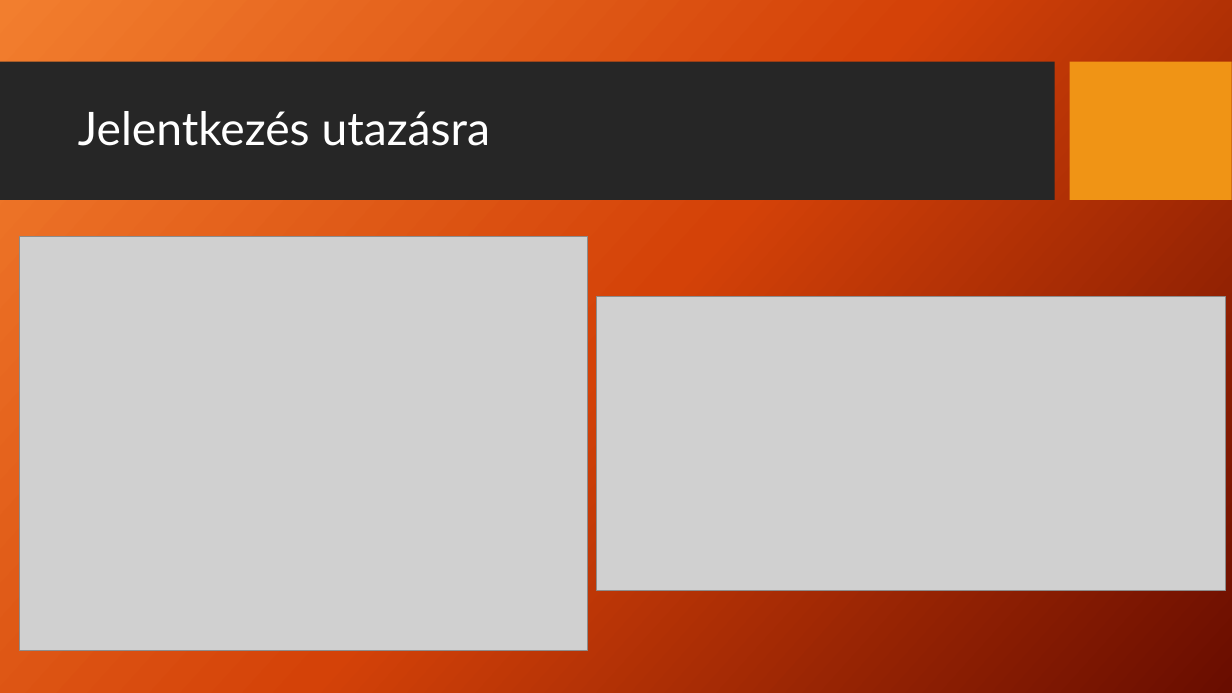
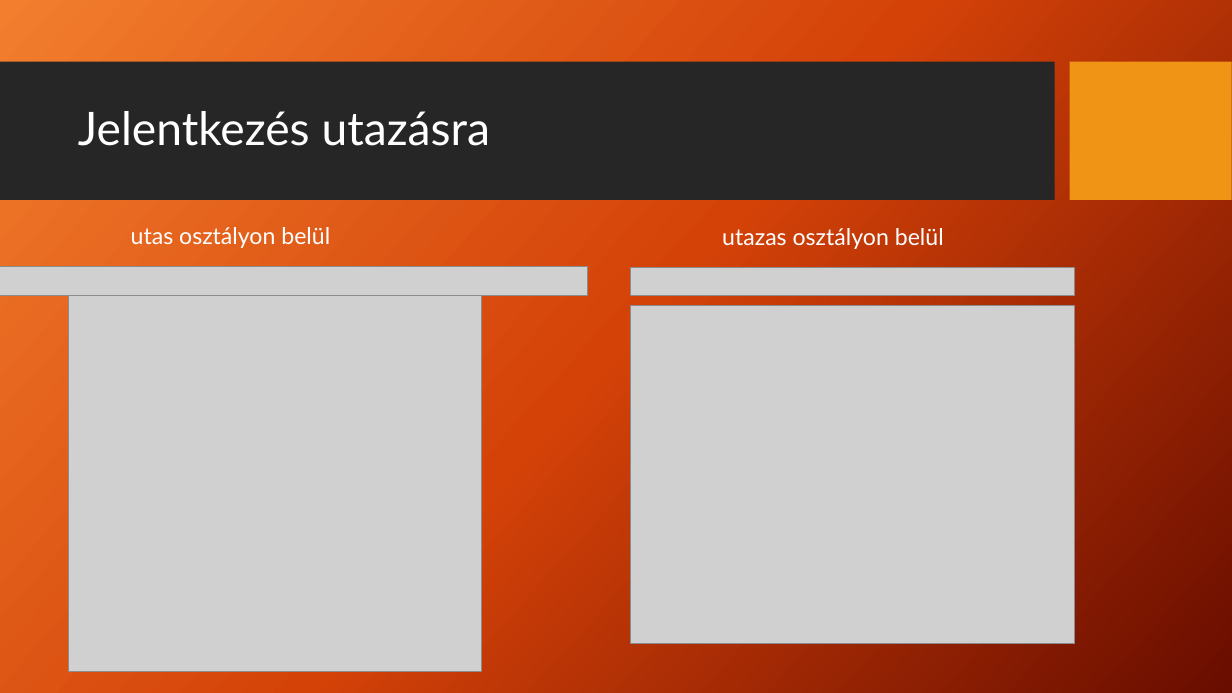
Before and after one commit to szbalesz/Utazasi-iroda-program, a slide deck: slide 12 of Utazásszervezés program.pptx. Drawn at 1232x693 pixels with LibreOffice and Linux fonts; fonts in the diff are those of the drawing; grey boxes stand for pictures; background and template pictures are left out. Boxes give left, top, right and bottom in pixels: in the first picture for what was removed or moved away, otherwise in the second. Text is boxed around its words. In the diff, an @@ line names an element or a change of style, - is before the commit and + after.

```diff
--- a/Utazásszervezés program.pptx
+++ b/Utazásszervezés program.pptx
@@ text added at <box>131,227,330,248</box>, 18 pt, text #FFFFFF @@
+utas osztályon belül
@@ text added at <box>722,228,944,249</box>, 18 pt, text #FFFFFF @@
+utazas osztályon belül
@@ picture added at <box>0,266,588,296</box> @@
@@ picture added at <box>631,268,1075,296</box> @@
@@ picture: place and size @@
-picture at <box>19,237,588,652</box>
+picture at <box>68,296,481,672</box>
@@ picture: place and size @@
-picture at <box>597,297,1226,592</box>
+picture at <box>631,306,1075,644</box>
```
Also in this commit, not shown: 3 other slides changed, 1 slide added, 2 slides removed, 1 other file.
